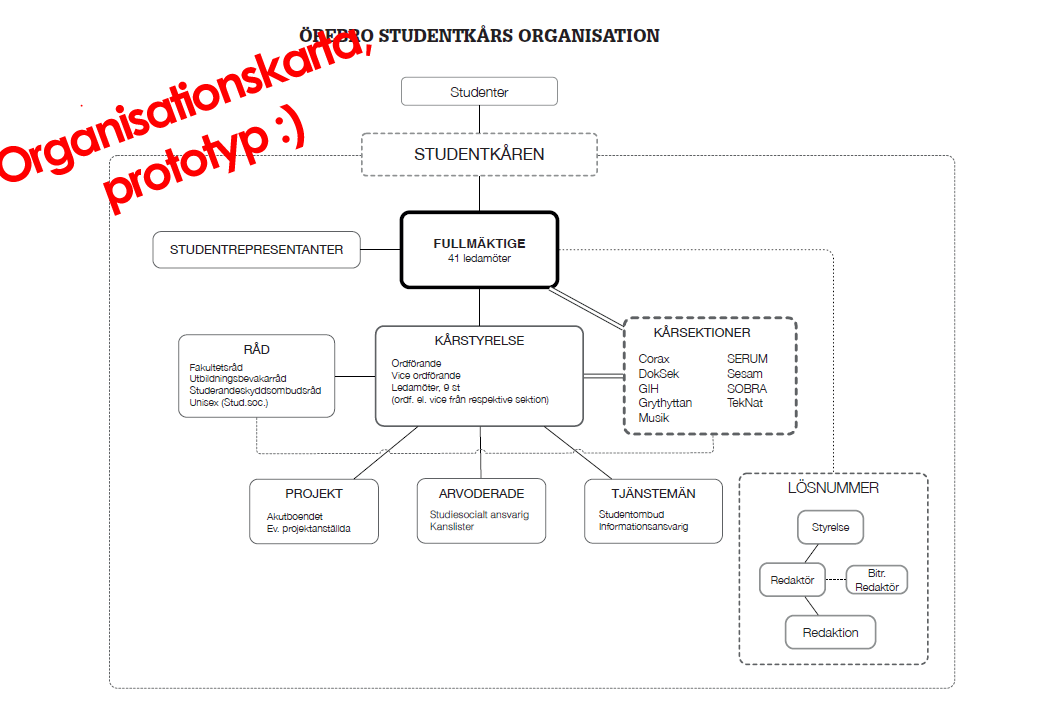
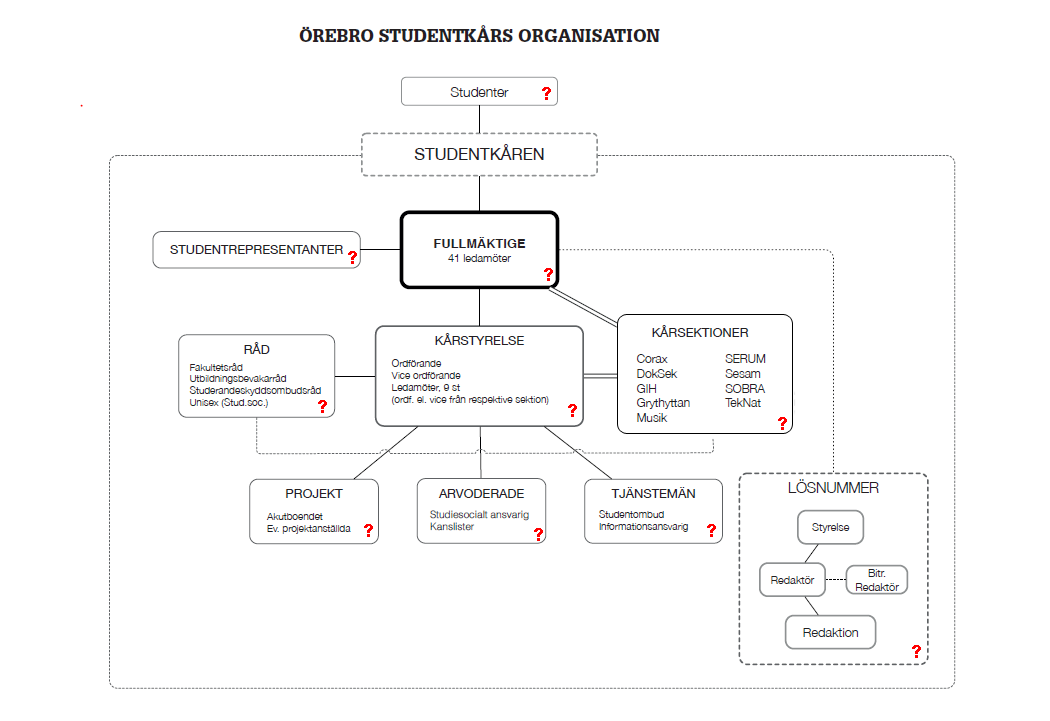
Two versions of the same layered image (1050×721). Layer-by-layer changes:
removed layer "Organisationskarta, prototyp :)" over box(0, 29, 372, 216)
added layer "? kopia 5" above "? kopia 4" over box(912, 645, 921, 658)
added layer "? kopia 4" above "? kopia 3" over box(707, 524, 716, 537)
added layer "? kopia 3" above "? kopia 2" over box(534, 528, 543, 541)
added layer "? kopia 2" above "? kopia 8" over box(364, 524, 373, 537)
added layer "? kopia 8" above "? kopia 9" over box(778, 417, 787, 430)
added layer "? kopia 9" above "? kopia 7" over box(318, 400, 327, 413)
added layer "? kopia 7" above "? kopia 6" over box(318, 400, 327, 413)
added layer "? kopia 6" above "? kopia 10" over box(348, 251, 357, 264)
added layer "? kopia 10" above "? kopia" over box(542, 87, 551, 100)
added layer "? kopia" above "?" over box(568, 404, 577, 417)
added layer "?" above "Lager 2" over box(544, 268, 553, 281)
added layer "Lager 2" above "Form 1" over box(636, 325, 782, 426)
added layer "Form 1" above "Lager 1" over box(617, 314, 793, 434)
painted on "Lager 1" over box(616, 316, 798, 438)
